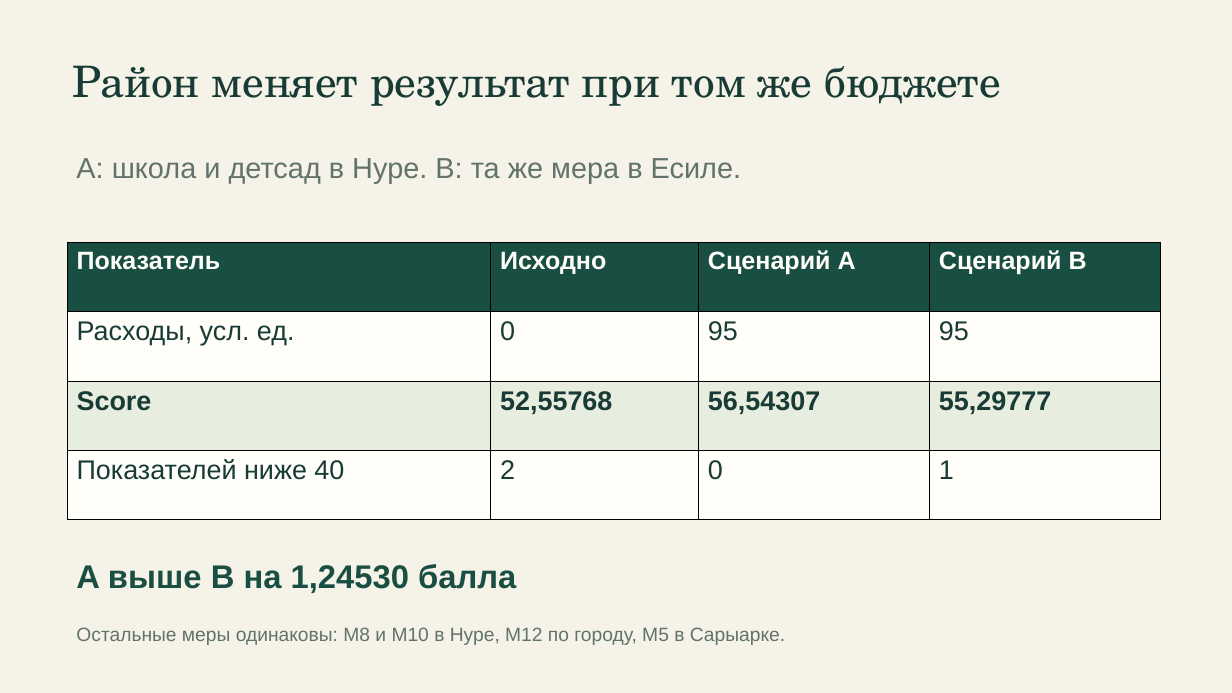
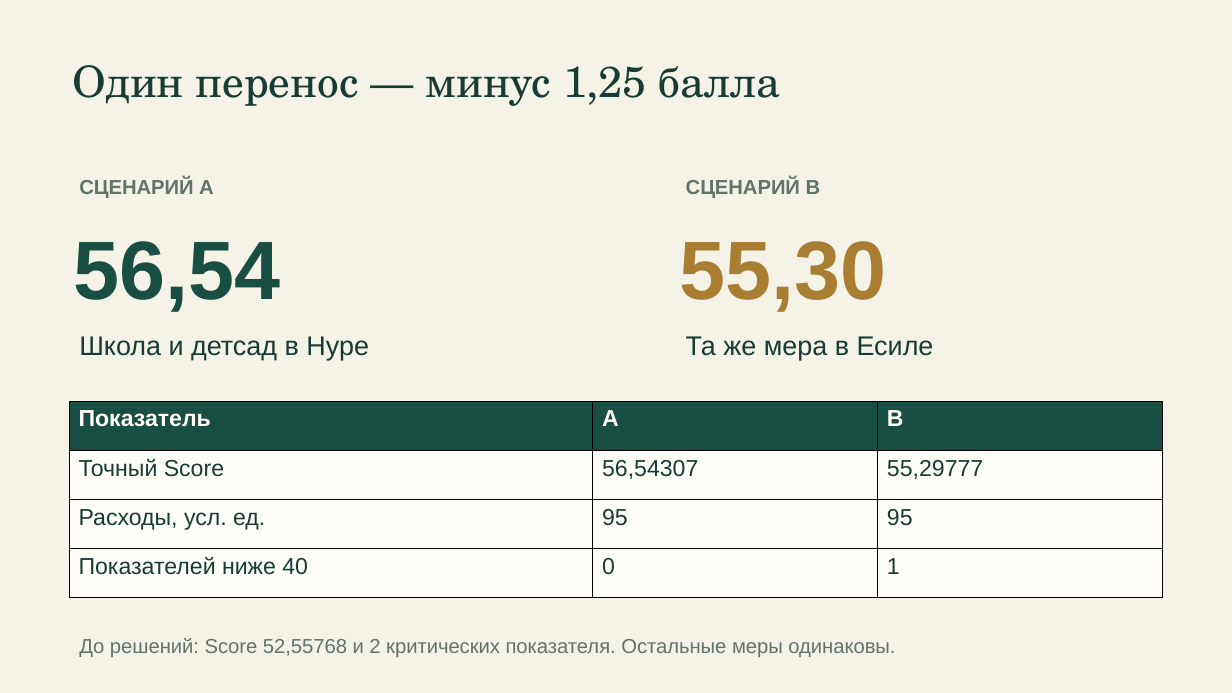
Before and after one commit to BAITC-Hacks/hack-55197c77-newbie, a slide deck: slide 5 of presentation/akim-na-5-chasov.pptx. Drawn at 1232x693 pixels with LibreOffice and Linux fonts; fonts in the diff are those of the drawing. Boxes give left, top, right and bottom in pixels: in the first picture for what was removed or moved away, otherwise in the second. Text is boxed around its words. In the diff, an @@ line names an element or a change of style, - is before the commit and + after.

```diff
--- a/presentation/akim-na-5-chasov.pptx
+++ b/presentation/akim-na-5-chasov.pptx
@@ text at (73, 65, 780, 106): text changed @@
-Район меняет результат при том же бюджете
+Один перенос — минус 1,25 балла
@@ text at (79, 178, 214, 198): text changed; size 22.5 to 15.8 pt; bold on @@
-A: школа и детсад в Нуре. B: та же мера в Есиле.
+СЦЕНАРИЙ A
@@ text added at (686, 178, 821, 198), 15.8 pt, text #62736B, bold @@
+СЦЕНАРИЙ B
@@ text added at (74, 241, 281, 312), 64.5 pt, text #194E42, bold @@
+56,54
@@ text added at (680, 241, 887, 312), 64.5 pt, text #AA7E32, bold @@
+55,30
@@ text added at (79, 336, 369, 360), 21 pt, text #183B36 @@
+Школа и детсад в Нуре
@@ text added at (686, 336, 934, 360), 21 pt, text #183B36 @@
+Та же мера в Есиле
@@ table at (69, 401, 1163, 597) @@
-column 1: Показатель | Расходы, усл. ед. | Score | Показателей ниже 40
-column 2: Исходно | 0 | 52,55768 | 2
-column 3: Сценарий A | 95 | 56,54307 | 0
-column 4: Сценарий B | 95 | 55,29777 | 1
+column 1: Показатель | Точный Score | Расходы, усл. ед. | Показателей ниже 40
+column 2: A | 56,54307 | 95 | 0
+column 3: B | 55,29777 | 95 | 1
@@ table: place and size @@
-table at (67, 242, 1161, 519)
+table at (69, 401, 1163, 597)
@@ text removed at (76, 564, 516, 593) @@
-A выше B на 1,24530 балла
@@ text at (79, 638, 895, 657): text changed; size 15 to 15.8 pt @@
-Остальные меры одинаковы: M8 и M10 в Нуре, M12 по городу, M5 в Сарыарке.
+До решений: Score 52,55768 и 2 критических показателя. Остальные меры одинаковы.
```
Also in this commit, not shown: 5 other slides changed, 1 slide added, 1 slide removed, 2 other files.
